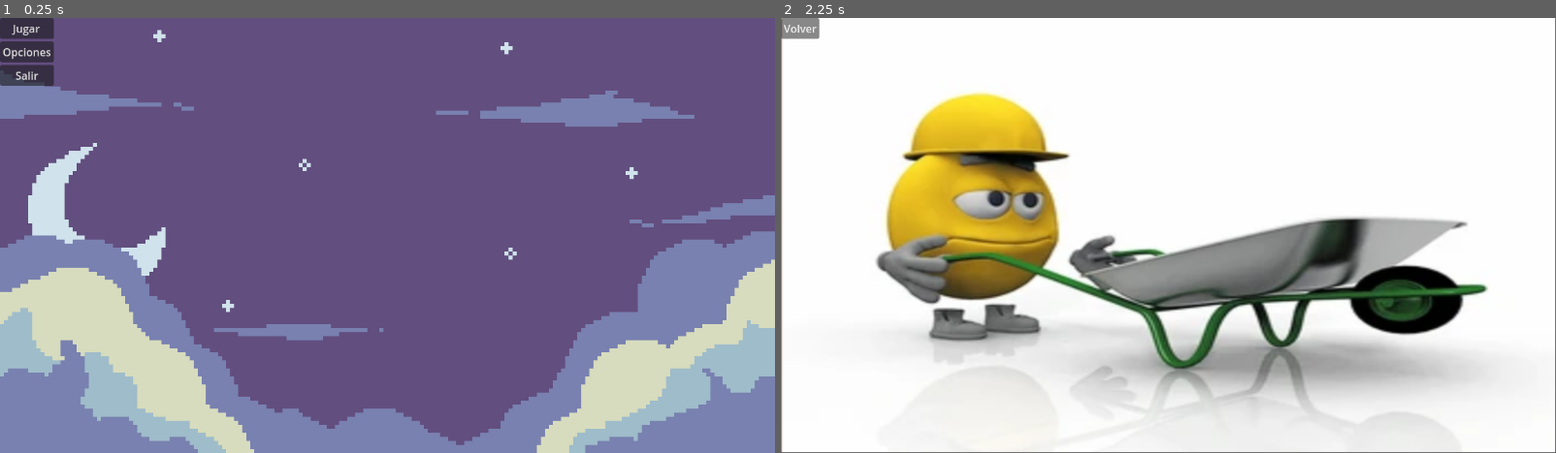
Above: before the commit, frames 1-2 (left to right).
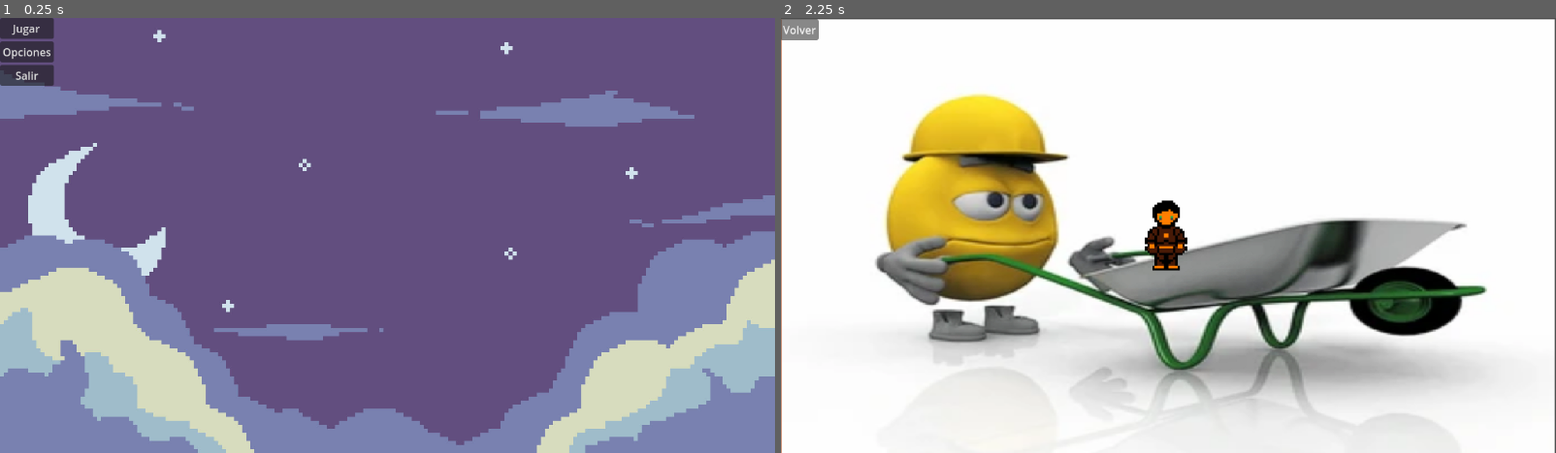
Above: after the commit, the same moments.

Repository: AlejandroF-cmd/Descubre-la-progamacion
Game: Godot game, scene res://escenas/menú_p.tscn
The game is run twice, just before and just after one commit, with the same random seed, the same clock (stepped at 60 frames per second) and the same inputs.
Inputs:
- Up to frame 1 (0.25 s): no input
- Up to frame 2 (2.25 s): click "Jugar" at 0.5 s; click "Volver" at 1.25 s; click "Jugar" at 2 s

The runs differ from the first frame. In frame 2, 5.5% of the frame differs, in the area x 0-100%, y 0-100%.
Error after the commit: Invalid assignment of property or key 'x' with value of type 'int' on a base object of type 'bool'. (res://escenas/Character.gd:15)

Commit message:
Add files via upload

Diff:
--- /dev/null
+++ b/proyecto1.1/escenas/Character.gd
@@ -0,0 +1,18 @@
+extends CharacterBody2D
+
+var motion = Vector2()
+const SPEED = 200.0
+
+func movement():
+	var left = Input.is_action_pressed("ui_left")
+	var right = Input.is_action_pressed("ui_right")
+
+	if left:
+		motion.x = -SPEED
+	elif right:
+		motion.x = SPEED
+	else:
+		motion.x  = 0
+	motion = move_and_slide()
+func _physics_process(delta):
+	movement()
--- a/proyecto1.1/escenas/Jugar.tscn
+++ b/proyecto1.1/escenas/Jugar.tscn
@@ -1,7 +1,8 @@
-[gd_scene load_steps=3 format=3 uid="uid://crqk5eepcw2l7"]
+[gd_scene load_steps=4 format=3 uid="uid://crqk5eepcw2l7"]
 
 [ext_resource type="Script" path="res://código/jugar.gd" id="1_01yys"]
 [ext_resource type="Texture2D" uid="uid://cfpmlwbcov8ut" path="res://imágenes/Captura de pantalla 2025-01-25 180539.png" id="3_2a4tm"]
+[ext_resource type="PackedScene" uid="uid://ds7ryr1yab205" path="res://escenas/Player.tscn" id="3_jav0h"]
 
 [node name="Jugar" type="Node2D"]
 script = ExtResource("1_01yys")
@@ -11,6 +12,9 @@
 offset_bottom = 8.0
 text = "Volver"
 
+[node name="Player" parent="." instance=ExtResource("3_jav0h")]
+position = Vector2(577, 322)
+
 [node name="TextureRect" type="TextureRect" parent="."]
 show_behind_parent = true
 offset_right = 1151.0
--- /dev/null
+++ b/proyecto1.1/escenas/Player.tscn
@@ -0,0 +1,22 @@
+[gd_scene load_steps=4 format=3 uid="uid://ds7ryr1yab205"]
+
+[ext_resource type="Script" path="res://escenas/Character.gd" id="1_sgmg2"]
+[ext_resource type="Texture2D" uid="uid://uidwxbqaw12r" path="res://imágenes/pixil-frame-0.png" id="2_f6j8u"]
+
+[sub_resource type="RectangleShape2D" id="RectangleShape2D_jvppe"]
+size = Vector2(44, 104)
+
+[node name="Player" type="Node2D"]
+
+[node name="CharacterBody2D" type="CharacterBody2D" parent="."]
+script = ExtResource("1_sgmg2")
+
+[node name="Sprite2D" type="Sprite2D" parent="CharacterBody2D"]
+scale = Vector2(3.46875, 3.25)
+texture = ExtResource("2_f6j8u")
+
+[node name="Camera2D" type="Camera2D" parent="CharacterBody2D"]
+
+[node name="CollisionShape2D" type="CollisionShape2D" parent="CharacterBody2D"]
+position = Vector2(-2, 0)
+shape = SubResource("RectangleShape2D_jvppe")
--- a/proyecto1.1/project.godot
+++ b/proyecto1.1/project.godot
@@ -14,3 +14,7 @@
 run/main_scene="res://escenas/menú_p.tscn"
 config/features=PackedStringArray("4.1", "Forward Plus")
 config/icon="res://icon.svg"
+
+[rendering]
+
+textures/canvas_textures/default_texture_filter=0
Binary file added: proyecto1.1/imágenes/pixil-frame-0.png
Not shown, added: proyecto1.1/imágenes/pixil-frame-0.png.import
